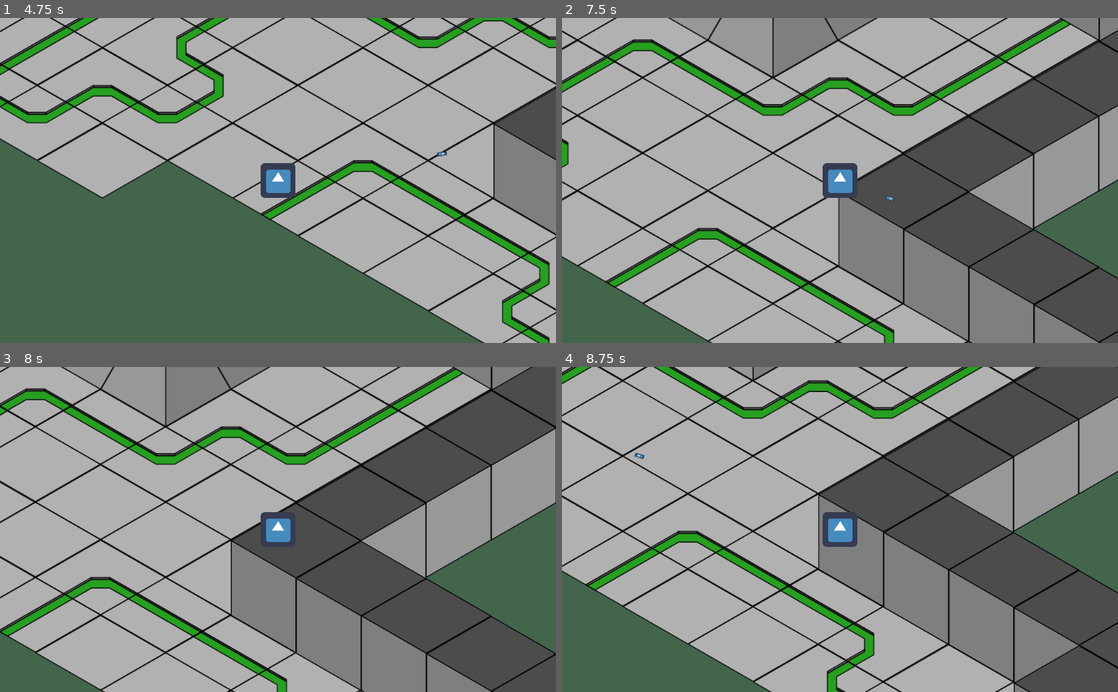
Above: before the commit, frames 1-4 (two rows, left to right).
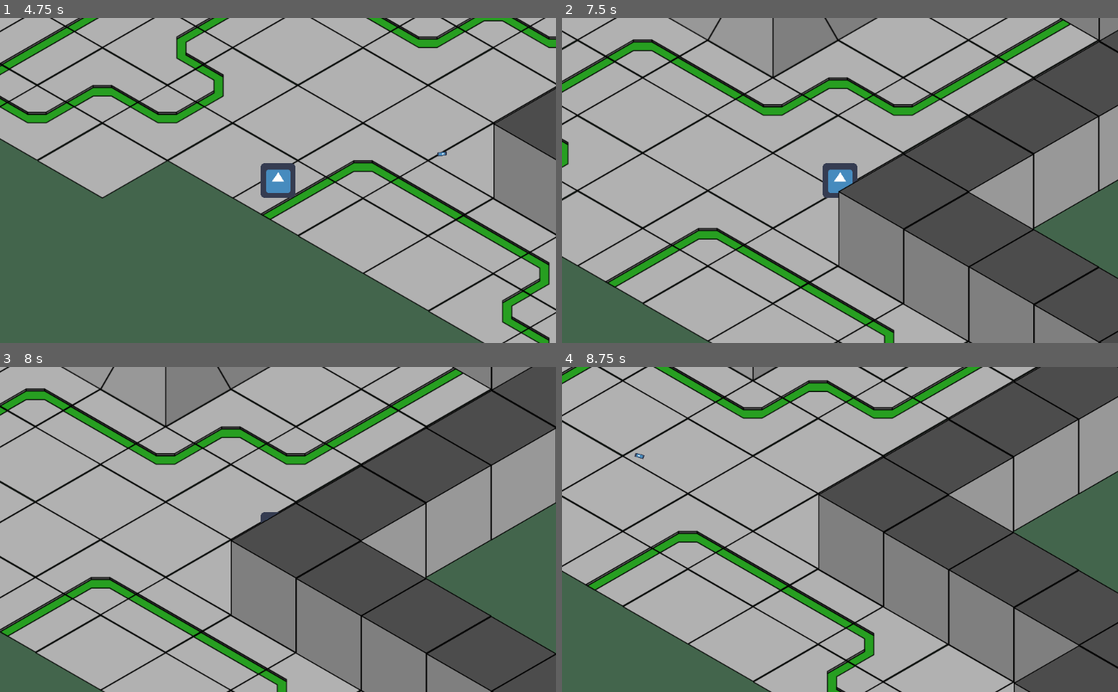
Above: after the commit, the same moments.

Repository: Mpokem5/Joc-Godot
Game: Godot game, scene res://Scenes/Pantalla1.tscn
Two runs of this game, one before a commit and one after it. Both use one fixed random seed, a clock stepped at 60 frames per second and the inputs below. The engine's default icon, where the game draws it, is replaced by a stand-in: a white triangle on a blue panel in a dark square.
Inputs (mouse positions are in pixels of both pictures, inside the frame that each line leads up to):
- Up to frame 1 (4.75 s): tap Enter at 0.5 s; move the mouse to (250, 245) at 0.52 s; hold Up (ui_up) 0.53-2.03 s; click (250, 245) at 0.6 s; move the mouse to (444, 229) at 1.27 s; right-click (444, 229) at 1.35 s; click (444, 229) at 1.55 s; move the mouse to (111, 131) at 2.02 s; hold Left (ui_left) 2.03-3.53 s; click (111, 131) at 2.1 s; move the mouse to (305, 180) at 2.77 s; click (305, 180) at 2.85 s; move the mouse to (194, 99) at 3.52 s; hold Down (ui_down) 3.53-4.28 s; right-click (194, 99) at 3.6 s; click (194, 99) at 3.8 s; move the mouse to (400, 164) at 4.27 s; hold Right (ui_right) from 4.28 s (still down); click (400, 164) at 4.35 s
- Up to frame 2 (7.5 s): move the mouse to (728, 196) at 5.02 s; release Right (ui_right) at 5.03 s; hold Up (ui_up) 5.03-5.78 s; click (728, 196) at 5.1 s; move the mouse to (895, 109) at 5.77 s; hold Right (ui_right) from 5.78 s (still down); right-click (895, 109) at 5.85 s; click (895, 109) at 6.05 s; move the mouse to (812, 245) at 6.52 s; click (812, 245) at 6.6 s; move the mouse to (1006, 229) at 7.27 s; click (1006, 229) at 7.35 s
- Up to frame 3 (8 s): keep holding Right (ui_right)
- Up to frame 4 (8.75 s): move the mouse to (673, 480) at 8.02 s; release Right (ui_right) at 8.03 s; hold Down (ui_down) from 8.03 s (still down); right-click (673, 480) at 8.1 s; click (673, 480) at 8.3 s

Frame 1 is identical in both runs. In frame 2, less than 0.1% of the frame differs, in the area x 49-60%, y 50-57%; in frame 3, 0.3%; in frame 4, 0.7%, in the area x 46-54%, y 44-56%.

Commit message:
bala darrere paret (Ysort)

Diff:
--- a/Bullet.gd
+++ b/Bullet.gd
@@ -25,5 +25,4 @@
 
 func _on_Area2D_body_entered(body):
 	if body.is_in_group("wall"):
-		print("paret")
 		queue_free()
--- a/Player.gd
+++ b/Player.gd
@@ -56,7 +56,8 @@
 	var direction = (get_global_mouse_position() - position).normalized()
 	var bullet_ins = bullet.instance()
 	bullet_ins.ini(direction,position)
-	get_tree().get_root().add_child(bullet_ins)
+	get_node("/root/Pantalla1/Bullet").add_child(bullet_ins)
+	#get_tree().get_root().add_child(bullet_ins)
 	print(dir)
 
 func move(delta) -> void:
--- a/Scenes/Pantalla1.tscn
+++ b/Scenes/Pantalla1.tscn
@@ -17,6 +17,11 @@
 format = 1
 tile_data = PoolIntArray( -655360, 536870918, 0, -655359, 536870914, 0, -589823, 536870915, 0, -589822, 536870914, 0, - …(956 unchanged characters)…
 
+[node name="Player" parent="." instance=ExtResource( 2 )]
+position = Vector2( 978.416, 507.424 )
+
+[node name="Bullet" type="Node2D" parent="."]
+
 [node name="TileMap" type="TileMap" parent="." groups=[
 "wall",
 ]]
@@ -27,9 +32,7 @@
 format = 1
 tile_data = PoolIntArray( -589821, 0, 0, -589820, 0, 0, -589819, 0, 0, -589818, 0, 0, -589817, 0, 0, -524281, 0, 0, -458745, 0, 0, -327681, 0, 0, -393216, 0, 0, -393209, 0, 0, -327673, 0, 0, -262137, 0, 0, -262136, 0, 0, -262135, 0, 0, -262134, 0, 0, -262133, 0, 0, -196597, 0, 0 )
 
-[node name="cube2" type="Sprite" parent="." groups=[
-"wall",
-]]
+[node name="cube2" type="Sprite" parent="."]
 position = Vector2( 1321.01, -208.825 )
 texture = ExtResource( 5 )
 
@@ -40,9 +43,7 @@
 [node name="CollisionPolygon2D" type="CollisionPolygon2D" parent="cube2/StaticBody2D"]
 polygon = PoolVector2Array( -120.025, -67.9063, -1.60522, 138.627, 119.621, 67.3504 )
 
-[node name="cube" type="Sprite" parent="." groups=[
-"wall",
-]]
+[node name="cube" type="Sprite" parent="."]
 position = Vector2( 839.136, -209.493 )
 texture = ExtResource( 5 )
 
@@ -61,9 +62,6 @@
 format = 1
 tile_data = PoolIntArray( -458749, 536870913, 0, -393214, 536870914, 0, -393213, 536870912, 0 )
 
-[node name="Player" parent="." instance=ExtResource( 2 )]
-position = Vector2( 978.416, 507.424 )
-
 [node name="Camera2D" type="Camera2D" parent="."]
 current = true
 script = ExtResource( 6 )
